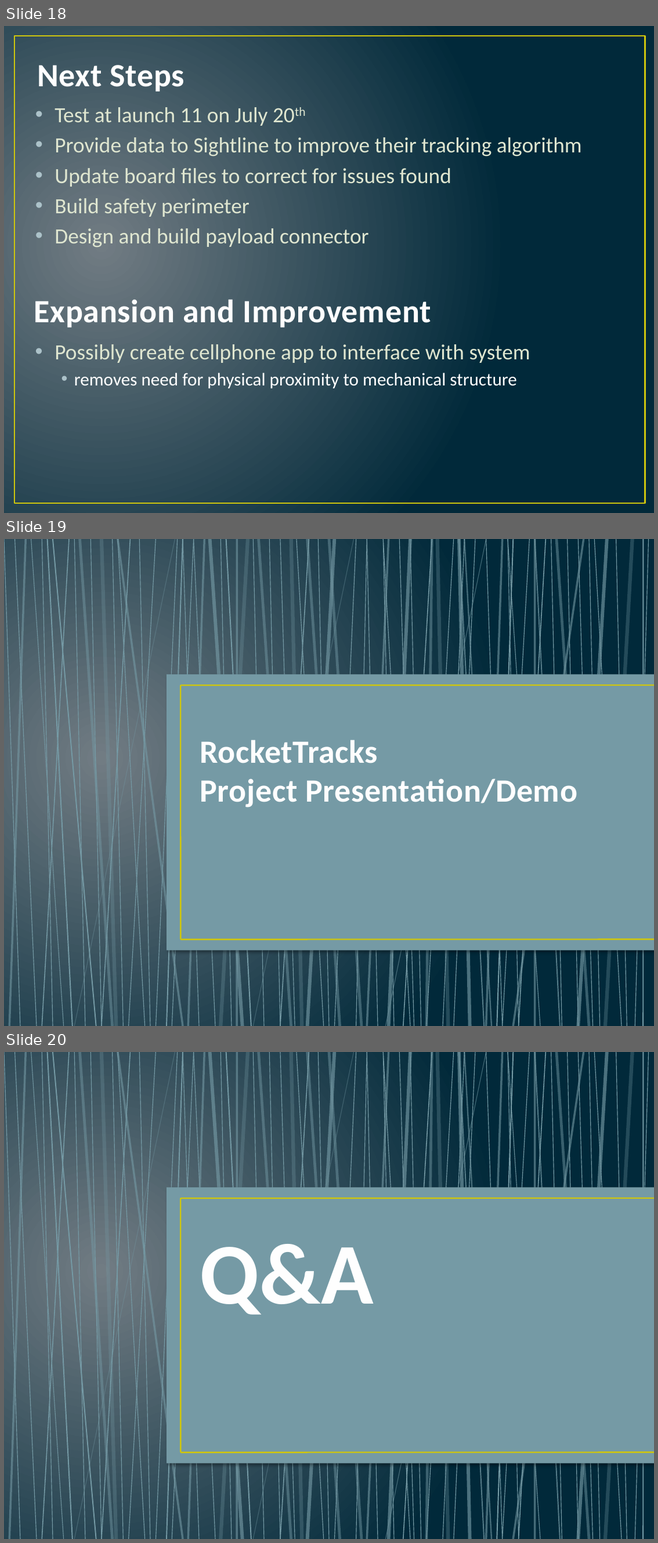
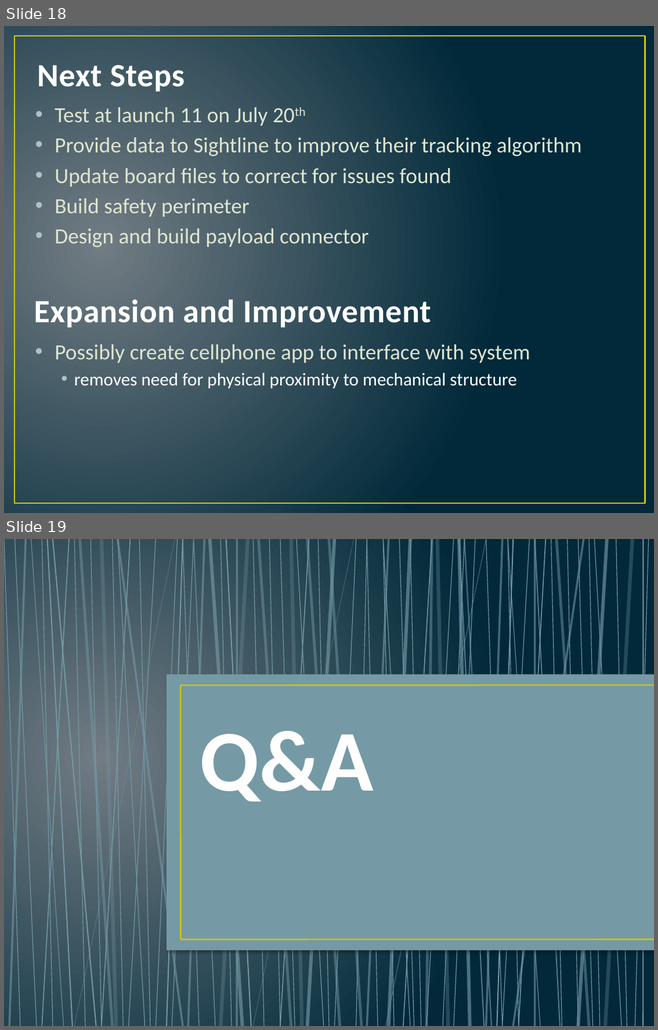
Before and after one commit to psas/rocket-tracks, a slide deck: Documentation/RTx_pp_presentation.pptx. Shown one above the other, each under a label of ours: slides 18, 19 and 20 before the commit, slides 18 and 19 after it. The pictures are 658x1543 and 658x1030 pixels, drawn with LibreOffice and Linux fonts; fonts in the diff are those of the drawing. Boxes give left, top, right and bottom in pixels: in the first picture for what was removed or moved away, otherwise in the second. Text is boxed around its words. In the diff, an @@ line names an element or a change of style, - is before the commit and + after.

Commit message:
presentation updated again

```diff
--- a/Documentation/RTx_pp_presentation.pptx
+++ b/Documentation/RTx_pp_presentation.pptx
@@ slide 19 removed at [4, 539, 654, 1026], background gradient #717C84 to #01293A; not listed: 86 template elements that a slide beside it also shows @@
@@ title removed at [200, 740, 577, 808] @@
-RocketTracks
-Project Presentation/Demo
@@ what was slide 20 is now slide 19 @@
```
